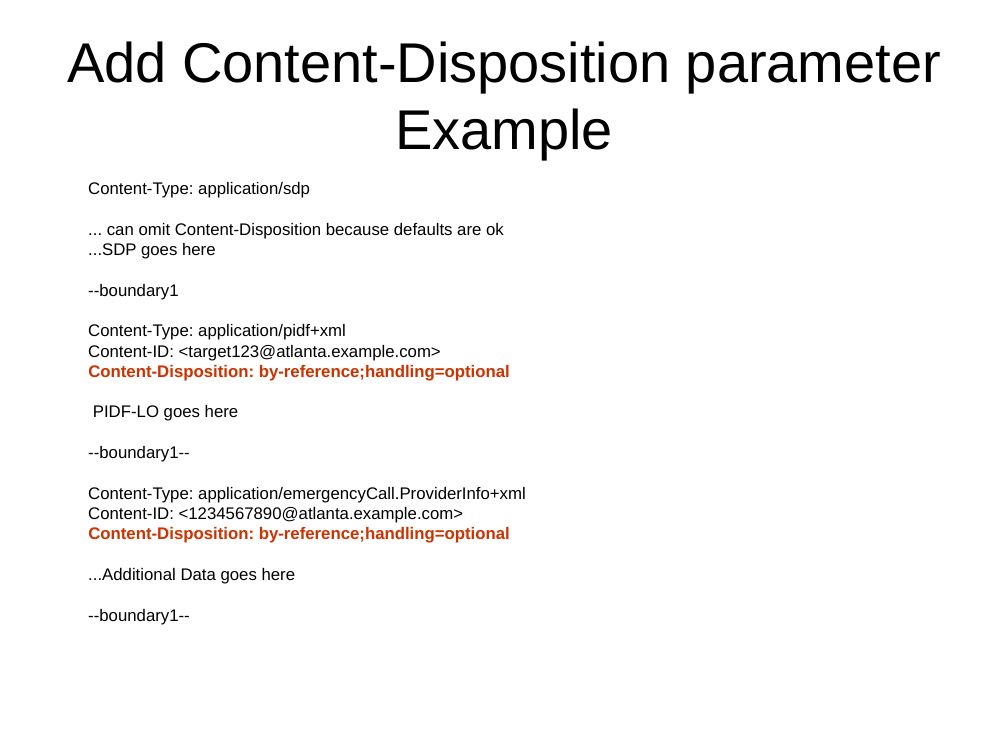
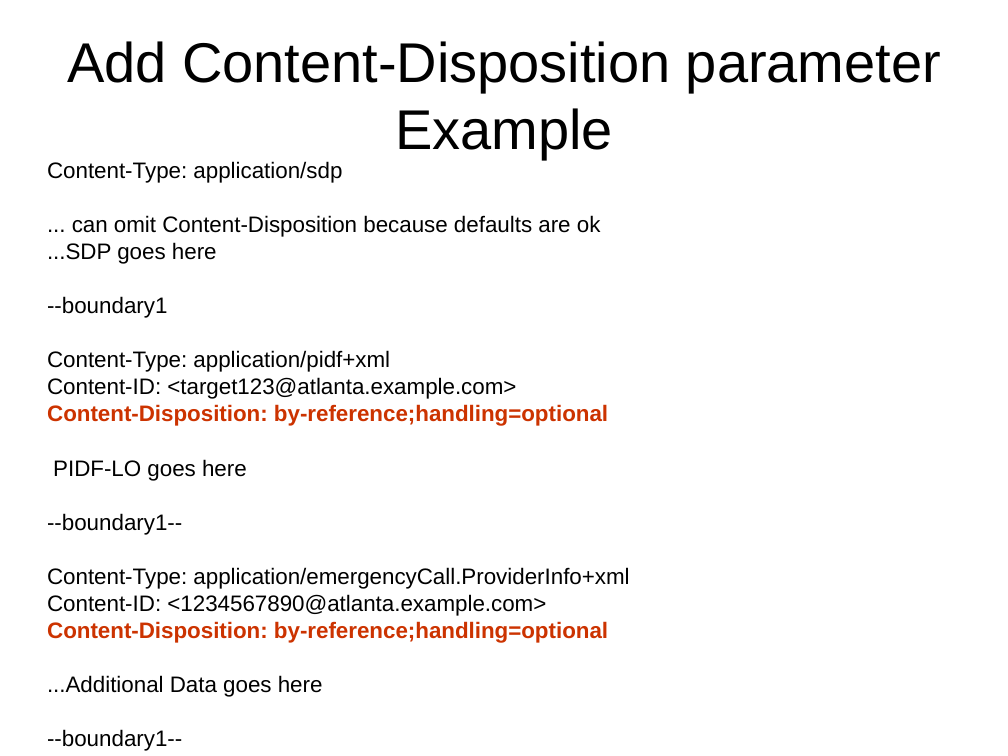
Before and after one commit to hannestschofenig/tschofenig-ids, a slide deck: slide 10 of additional-data/AdditionalData-Status-13May2013.ppt. Drawn at 1008x756 pixels with LibreOffice and Linux fonts; fonts in the diff are those of the drawing. Boxes give left, top, right and bottom in pixels: in the first picture for what was removed or moved away, otherwise in the second. Text is boxed around its words. In the diff, an @@ line names an element or a change of style, - is before the commit and + after.

```diff
--- a/additional-data/AdditionalData-Status-13May2013.ppt
+++ b/additional-data/AdditionalData-Status-13May2013.ppt
@@ text "Content-Type: application/sdp": place and size @@
-text "Content-Type: application/sdp" at box(88, 182, 526, 625)
+text "Content-Type: application/sdp" at box(47, 161, 629, 751)
@@ text "Content-Type: application/sdp" at box(47, 161, 629, 751): size 12 to 16 pt; more space between paragraphs @@
```
Also in this commit, not shown: 5 other slides changed, 3 slides added.
